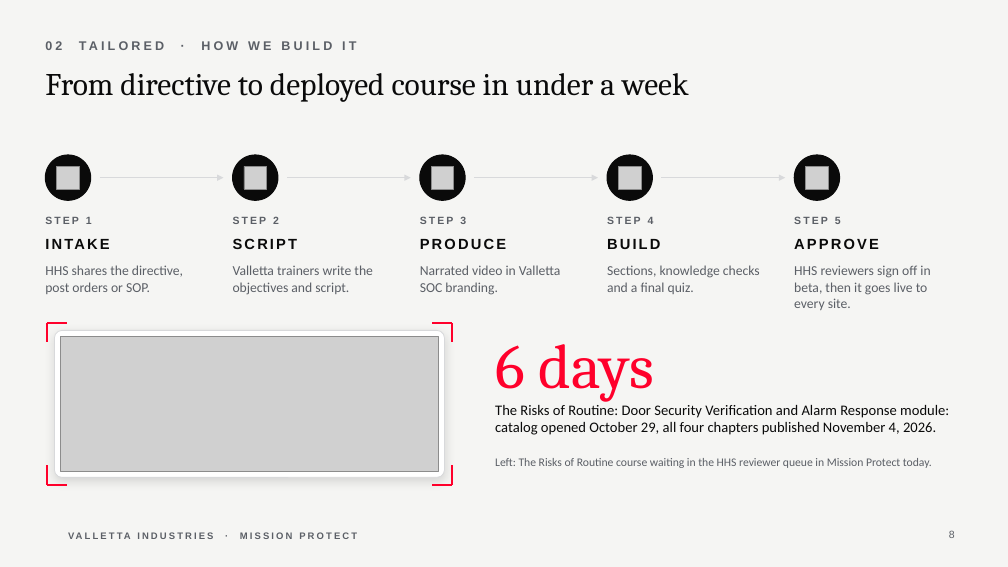
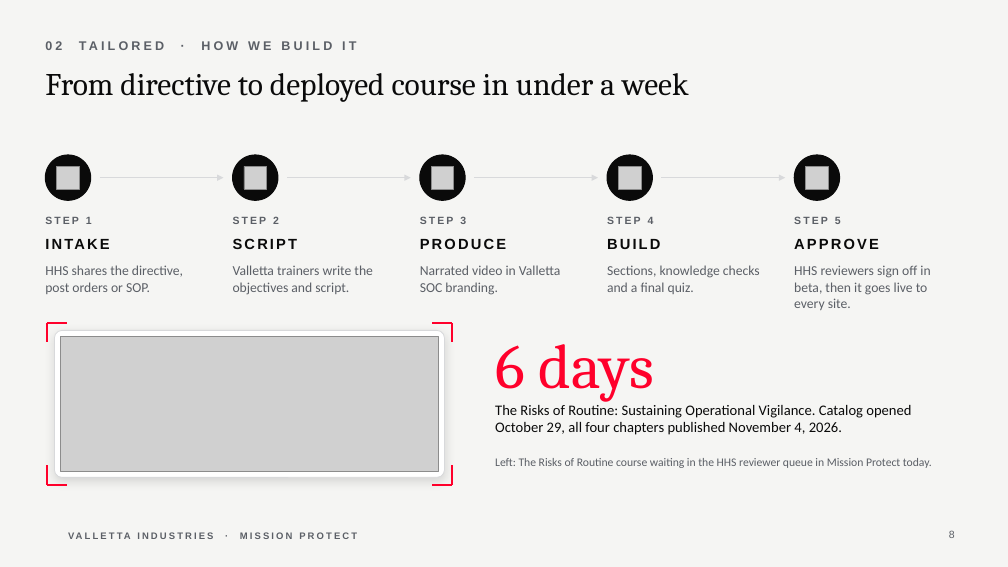
Before and after one commit to ideltoro05/valletta-design-system, a slide deck: slide 8 of decks/Valletta_HHS_Mission_Protect_Training.pptx. Drawn at 1008x567 pixels with LibreOffice and Linux fonts; fonts in the diff are those of the drawing; grey boxes stand for pictures; background and template pictures are left out. Boxes give left, top, right and bottom in pixels: in the first picture for what was removed or moved away, otherwise in the second. Text is boxed around its words. In the diff, an @@ line names an element or a change of style, - is before the commit and + after.

```diff
--- a/decks/Valletta_HHS_Mission_Protect_Training.pptx
+++ b/decks/Valletta_HHS_Mission_Protect_Training.pptx
@@ text at bbox=[495, 405, 911, 435]: text changed @@
-The Risks of Routine: Door Security Verification and Alarm Response module: catalog opened October 29, all four chapters published November 4, 2026.
+The Risks of Routine: Sustaining Operational Vigilance. Catalog opened October 29, all four chapters published November 4, 2026.
```
